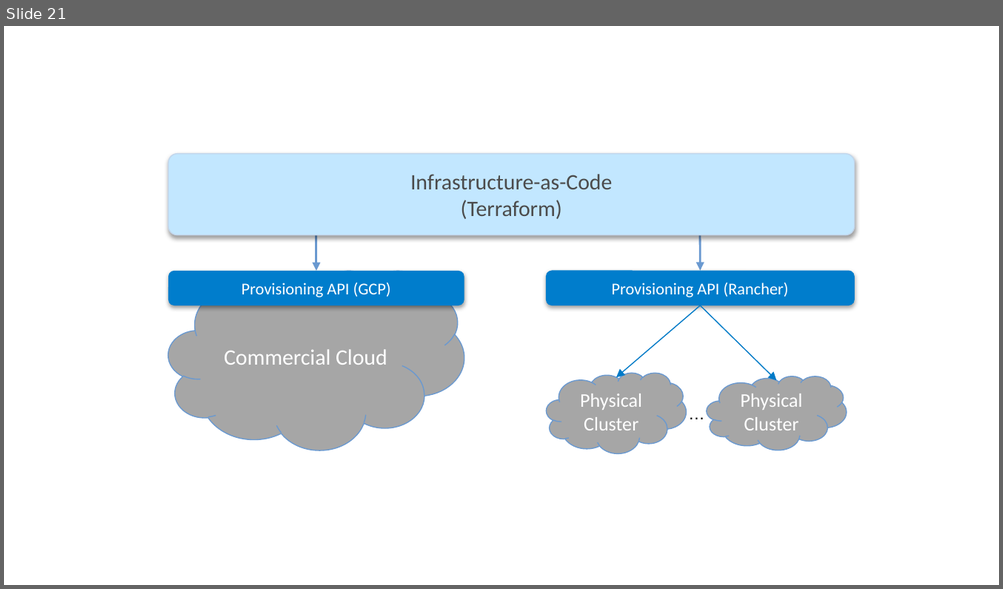
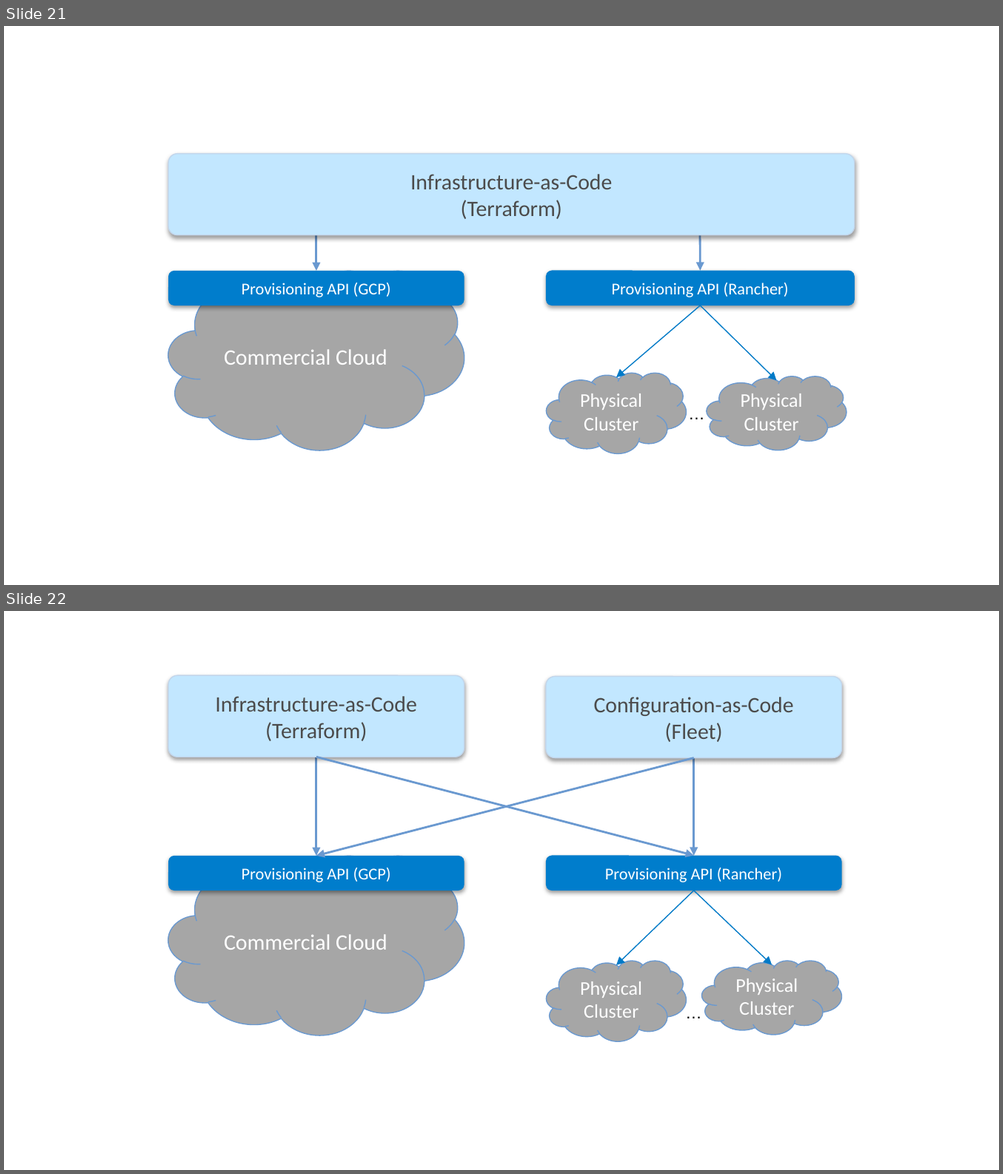
Before and after one commit to SystemsApproach/ops, a slide deck: figures.pptx. Shown one above the other, each under a label of ours: slide 21 before the commit, slides 21 and 22 after it. The pictures are 1003x589 and 1003x1174 pixels, drawn with LibreOffice and Linux fonts; fonts in the diff are those of the drawing. Boxes give left, top, right and bottom in pixels: in the first picture for what was removed or moved away, otherwise in the second. Text is boxed around its words. In the diff, an @@ line names an element or a change of style, - is before the commit and + after.

Commit message:
related Fleet & Terraform

```diff
--- a/figures.pptx
+++ b/figures.pptx
@@ slide 22 added at (x1=4, y1=611, x2=999, y2=1170), background #FFFFFF @@
@@ rounded rectangle added at (x1=168, y1=675, x2=464, y2=758), fill #C2E7FF, outline #C2D6EC 0.75 pt, 16 pt, text #4B4B4B @@
+Infrastructure-as-Code
+(Terraform)
@@ rounded rectangle added at (x1=546, y1=677, x2=842, y2=758), fill #C2E7FF, outline #C2D6EC 0.75 pt, 16 pt, text #4B4B4B @@
+Configuration-as-Code
+(Fleet)
@@ arrow added from (316, 758) to (316, 856), #6A99D0 1.5 pt @@
@@ arrow added from (693, 758) to (316, 856), #6A99D0 1.5 pt @@
@@ arrow added from (316, 758) to (693, 856), #6A99D0 1.5 pt @@
@@ arrow added from (693, 758) to (693, 856), #6A99D0 1.5 pt @@
@@ cloud added at (x1=168, y1=856, x2=464, y2=1036), fill #A6A6A6, outline #6A99D0 0.75 pt, 16 pt, text #FFFFFF @@
+Commercial Cloud
@@ rounded rectangle added at (x1=168, y1=856, x2=464, y2=891), fill #007DCC, 12 pt, text #FFFFFF @@
+Provisioning API (GCP)
@@ rounded rectangle added at (x1=546, y1=856, x2=842, y2=891), fill #007DCC, 12 pt, text #FFFFFF @@
+Provisioning API (Rancher)
@@ arrow added from (693, 891) to (616, 965), #007AC8 0.75 pt @@
@@ arrow added from (693, 891) to (772, 965), #007AC8 0.75 pt @@
@@ cloud added at (x1=546, y1=961, x2=686, y2=1042), fill #A6A6A6, outline #6A99D0 0.75 pt, 14 pt, text #FFFFFF @@
+Physical Cluster
@@ cloud added at (x1=701, y1=961, x2=842, y2=1035), fill #A6A6A6, outline #6A99D0 0.75 pt, 14 pt, text #FFFFFF @@
+Physical Cluster
@@ text added at (x1=675, y1=998, x2=712, y2=1028), 12 pt, text #000000 @@
+…
```
Also in this commit, not shown: 3 other files.
